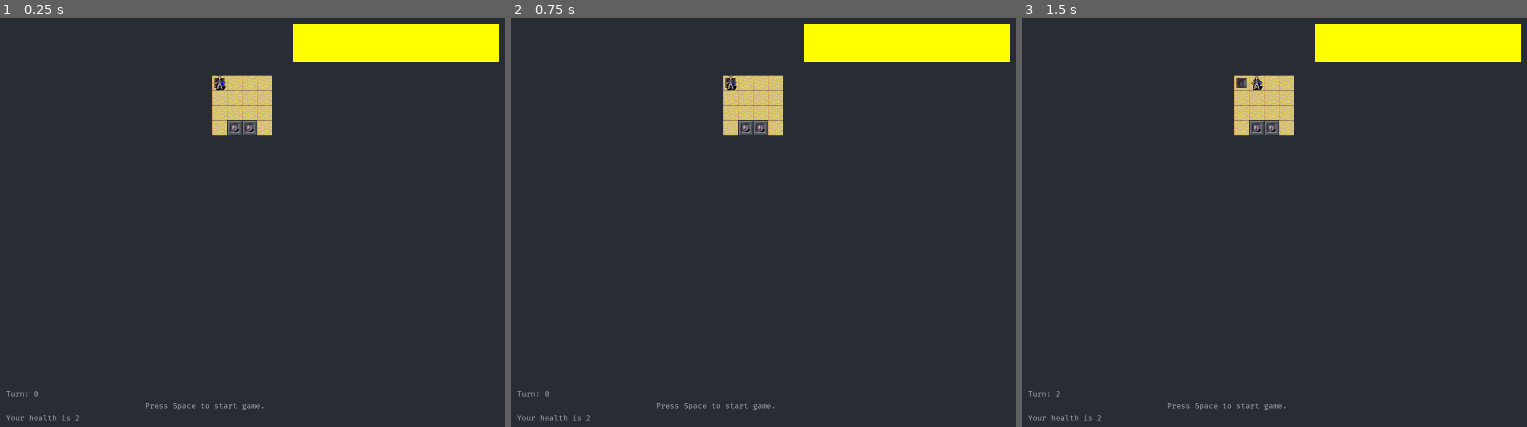
Above: before the commit, frames 1-3 (left to right).
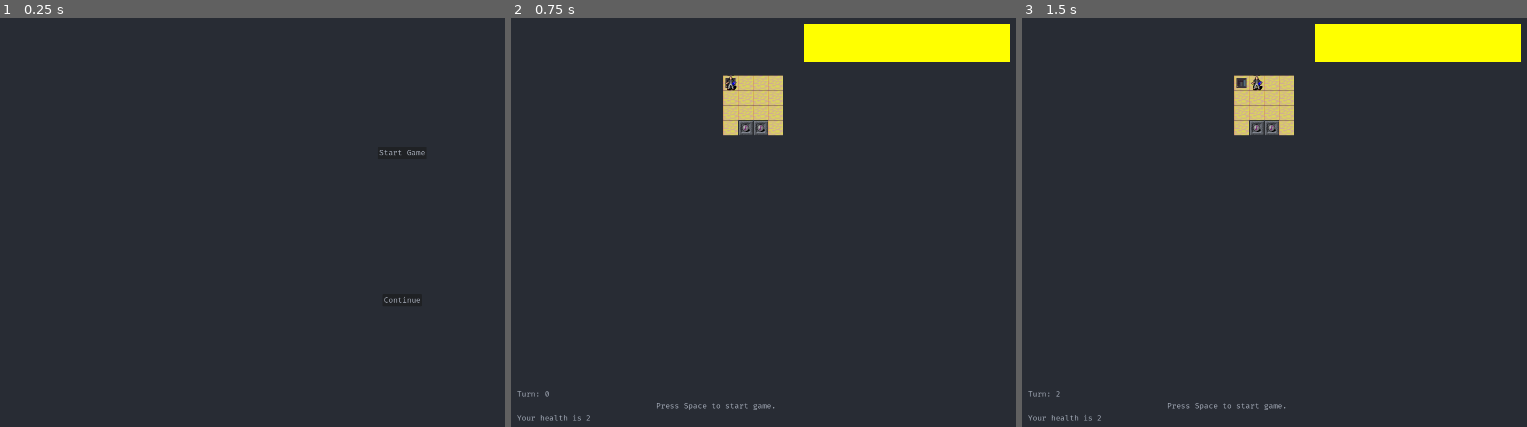
Above: after the commit, the same moments.

Repository: benjaminfrs/DragonsDescent
Game: Godot game, scene res://scene/main/main.tscn
The game is run twice, just before and just after one commit, with the same random seed, the same clock (stepped at 60 frames per second) and the same inputs.
Inputs (mouse positions are in pixels of both pictures, inside the frame that each line leads up to):
- Up to frame 1 (0.25 s): no input
- Up to frame 2 (0.75 s): click (915, 152) at 0.5 s, where only the run after the commit has a clickable "Start Game"
- Up to frame 3 (1.5 s): tap Space (wait) at 1.25 s; hold Right (move_right) from 1.28 s (still down); tap G (get) at 1.35 s

The runs differ from the first frame. In frame 1, 5.8% of the frame differs, in the area x 1-99%, y 1-99%; in frame 2, nothing differs; in frame 3, nothing differs.

Commit message:
- added start screen

Diff:
--- /dev/null
+++ b/scene/main/gui/start_screen/StartGameButton.gd
@@ -0,0 +1,9 @@
+extends Button
+
+signal game_start_pressed()
+
+func _ready():
+	self.button_down.connect(self._on_StartGameButton_button_pressed)
+
+func _on_StartGameButton_button_pressed():
+	emit_signal("game_start_pressed")
--- /dev/null
+++ b/scene/main/gui/start_screen/StartScreen.tscn
@@ -0,0 +1,40 @@
+[gd_scene load_steps=3 format=3 uid="uid://dqg0y8pv70n43"]
+
+[ext_resource type="FontFile" uid="uid://b1day01kiq4ll" path="res://resource/FiraCode-Regular.ttf" id="1_wlmb8"]
+[ext_resource type="Script" path="res://scene/main/gui/start_screen/StartGameButton.gd" id="2_0d8fs"]
+
+[node name="StartScreen" type="CanvasLayer"]
+
+[node name="MarginContainer" type="MarginContainer" parent="."]
+anchors_preset = -1
+anchor_right = 1.0
+anchor_bottom = 1.0
+offset_right = 40.0
+offset_bottom = 40.0
+theme_override_constants/margin_left = 260
+theme_override_constants/margin_top = 260
+theme_override_constants/margin_right = 260
+theme_override_constants/margin_bottom = 260
+
+[node name="VBoxContainer" type="VBoxContainer" parent="MarginContainer"]
+layout_mode = 2
+theme_override_constants/separation = 24
+
+[node name="StartGameButton" type="Button" parent="MarginContainer/VBoxContainer"]
+layout_mode = 2
+size_flags_horizontal = 4
+size_flags_vertical = 6
+theme_override_colors/font_color = Color(0.670588, 0.698039, 0.74902, 1)
+theme_override_fonts/font = ExtResource("1_wlmb8")
+theme_override_font_sizes/font_size = 24
+text = "Start Game"
+script = ExtResource("2_0d8fs")
+
+[node name="ContinueGameButton" type="Button" parent="MarginContainer/VBoxContainer"]
+layout_mode = 2
+size_flags_horizontal = 4
+size_flags_vertical = 6
+theme_override_colors/font_color = Color(0.670588, 0.698039, 0.74902, 1)
+theme_override_fonts/font = ExtResource("1_wlmb8")
+theme_override_font_sizes/font_size = 24
+text = "Continue"
--- a/scene/main/main.gd
+++ b/scene/main/main.gd
@@ -6,6 +6,8 @@
 
 const world_scene = preload("res://scene/world/World.tscn")
 const reward_scene = preload("res://scene/reward/RewardMain.tscn")
+const game_gui = preload("res://scene/main/gui/MainGUI.tscn")
+const start_screen_gui = preload("res://scene/main/gui/start_screen/StartScreen.tscn")
 
 var current_level : Node2D
 var level_ind : int = 2
@@ -103,6 +105,13 @@
 ]
 
 func _ready():
+	var start_screen = start_screen_gui.instantiate()
+	self.add_child(start_screen)
+	start_screen.get_node("MarginContainer/VBoxContainer/StartGameButton").game_start_pressed.connect(self._on_StartGameButton_game_start_pressed)
+
+func _on_StartGameButton_game_start_pressed():
+	self.get_node("StartScreen").queue_free()
+	self.add_child(game_gui.instantiate())
 	Globals.setup_globals()
 	_setup_signals(Globals.Player, SIGNAL_BIND_PLAYER)
 	_build_next_level()
--- a/scene/main/main.tscn
+++ b/scene/main/main.tscn
@@ -1,13 +1,10 @@
-[gd_scene load_steps=4 format=3 uid="uid://b8aejqcvuioe4"]
+[gd_scene load_steps=3 format=3 uid="uid://b8aejqcvuioe4"]
 
 [ext_resource type="Script" path="res://scene/main/main.gd" id="1_s1s6r"]
-[ext_resource type="PackedScene" uid="uid://tclgxlccwliq" path="res://scene/main/gui/MainGUI.tscn" id="2_3mo8p"]
 [ext_resource type="Script" path="res://scene/main/MapGenerator.gd" id="4_v0sbl"]
 
 [node name="Main" type="Node"]
 script = ExtResource("1_s1s6r")
 
-[node name="MainGUI" parent="." instance=ExtResource("2_3mo8p")]
-
 [node name="MapGenerator" type="Node" parent="."]
 script = ExtResource("4_v0sbl")
